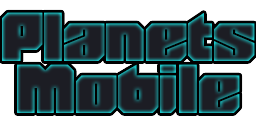
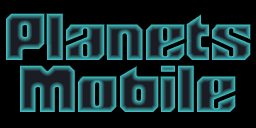
Layers edited between the first and the second 256×128 image:
painted on "Planets Mobile" over [2, 12, 255, 113]
added layer "bg (hide me)" over [0, 0, 256, 128]